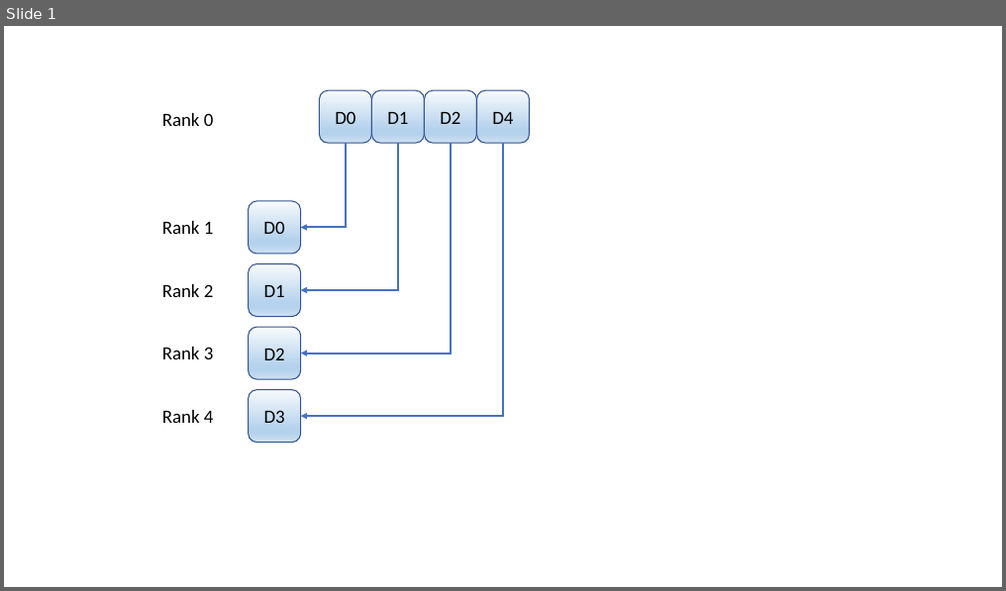
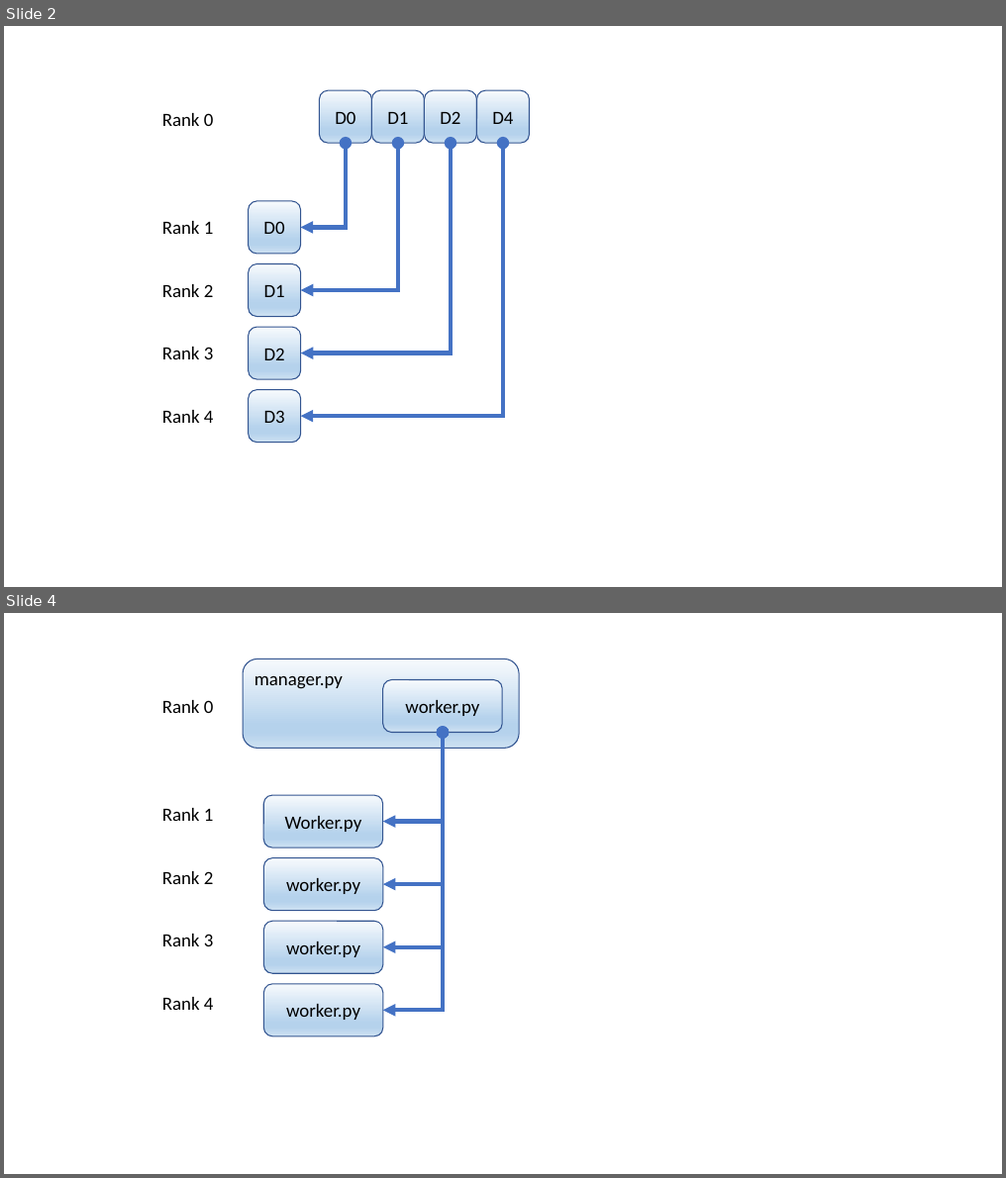
Before and after one commit to cloudmesh/cloudmesh-mpi, a slide deck: doc/images/mpi4py.pptx. Shown one above the other, each under a label of ours: slide 1 before the commit, slides 2 and 4 after it; the slides between them are not shown. The pictures are 1006x591 and 1006x1178 pixels, drawn with LibreOffice and Linux fonts; fonts in the diff are those of the drawing. Boxes give left, top, right and bottom in pixels: in the first picture for what was removed or moved away, otherwise in the second. Text is boxed around its words. In the diff, an @@ line names an element or a change of style, - is before the commit and + after.

```diff
--- a/doc/images/mpi4py.pptx
+++ b/doc/images/mpi4py.pptx
@@ slide 4 added at bbox=[4, 613, 1002, 1174], background #FFFFFF @@
@@ rounded rectangle added at bbox=[243, 659, 519, 748], fill gradient #F7FAFD to #B5D2EC to #CEE1F2, outline #325491 1 pt, 18 pt, text #000000 @@
+manager.py
@@ text added at bbox=[162, 700, 214, 713], 18 pt, text #000000 @@
+Rank 0
@@ rounded rectangle added at bbox=[383, 679, 502, 732], fill gradient #F7FAFD to #B5D2EC to #CEE1F2, outline #325491 1 pt, 18 pt, text #000000 @@
+worker.py
@@ elbow double arrow added from (443, 732) to (383, 822), #4472C4 4 pt @@
@@ elbow double arrow added from (443, 732) to (383, 884), #4472C4 4 pt @@
@@ elbow double arrow added from (443, 732) to (383, 948), #4472C4 4 pt @@
@@ elbow double arrow added from (443, 732) to (383, 1011), #4472C4 4 pt @@
@@ text added at bbox=[162, 808, 214, 821], 18 pt, text #000000 @@
+Rank 1
@@ rounded rectangle added at bbox=[263, 796, 383, 848], fill gradient #F7FAFD to #B5D2EC to #CEE1F2, outline #325491 1 pt, 18 pt, text #000000 @@
+Worker.py
@@ text added at bbox=[162, 871, 214, 884], 18 pt, text #000000 @@
+Rank 2
@@ rounded rectangle added at bbox=[263, 859, 383, 911], fill gradient #F7FAFD to #B5D2EC to #CEE1F2, outline #325491 1 pt, 18 pt, text #000000 @@
+worker.py
@@ text added at bbox=[162, 934, 214, 947], 18 pt, text #000000 @@
+Rank 3
@@ rounded rectangle added at bbox=[263, 922, 383, 973], fill gradient #F7FAFD to #B5D2EC to #CEE1F2, outline #325491 1 pt, 18 pt, text #000000 @@
+worker.py
@@ text added at bbox=[162, 997, 214, 1010], 18 pt, text #000000 @@
+Rank 4
@@ rounded rectangle added at bbox=[263, 984, 383, 1037], fill gradient #F7FAFD to #B5D2EC to #CEE1F2, outline #325491 1 pt, 18 pt, text #000000 @@
+worker.py
@@ what was slide 1 is now slide 2 @@
@@ slide 2 changed as well @@
@@ elbow arrow (346, 143) - (300, 227): elbow arrow to elbow double arrow; stroke #4472C4 2 pt to #4472C4 4 pt @@
@@ elbow arrow (398, 143) - (300, 290): elbow arrow to elbow double arrow; stroke #4472C4 2 pt to #4472C4 4 pt @@
@@ elbow arrow (450, 143) - (300, 353): elbow arrow to elbow double arrow; stroke #4472C4 2 pt to #4472C4 4 pt @@
@@ elbow arrow (503, 143) - (300, 416): elbow arrow to elbow double arrow; stroke #4472C4 2 pt to #4472C4 4 pt @@
```
Also in this commit, not shown: 2 other slides added, 10 other files.
